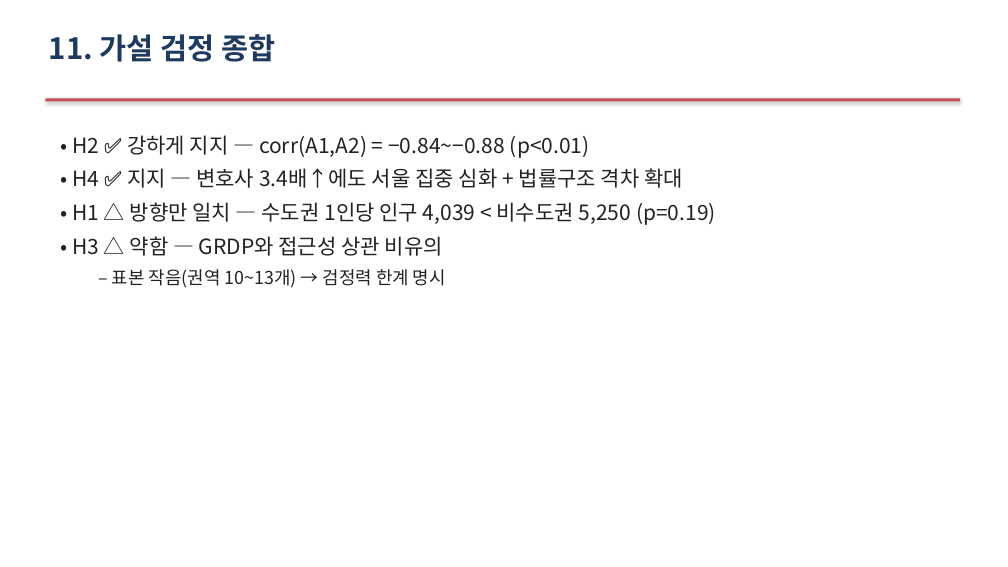
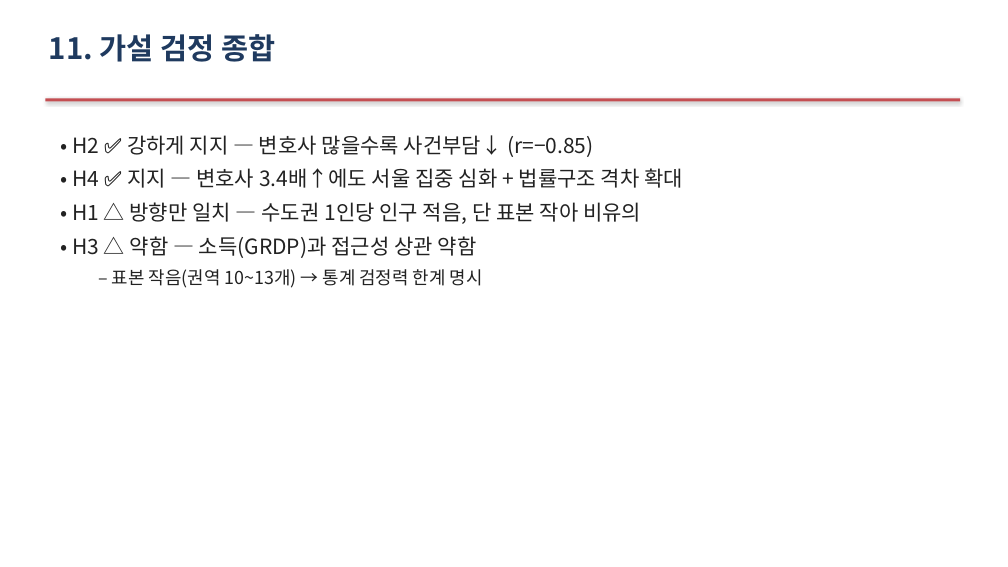
Before and after one commit to Allenkeem/llai-project, a slide deck: slide 16 of reports/발표자료.pptx (slide 17 before the commit). Drawn at 1008x567 pixels with LibreOffice and Linux fonts; fonts in the diff are those of the drawing. Boxes give left, top, right and bottom in pixels: in the first picture for what was removed or moved away, otherwise in the second. Text is boxed around its words. In the diff, an @@ line names an element or a change of style, - is before the commit and + after.

```diff
--- a/reports/발표자료.pptx
+++ b/reports/발표자료.pptx
@@ text at (x1=72, y1=135, x2=594, y2=157): text changed @@
-• H2 ✅ 강하게 지지 — corr(A1,A2) = −0.84~−0.88 (p<0.01)
+• H2 ✅ 강하게 지지 — 변호사 많을수록 사건부담↓ (r=−0.85)
@@ text at (x1=72, y1=202, x2=641, y2=288): text changed @@
-• H1 △ 방향만 일치 — 수도권 1인당 인구 4,039 < 비수도권 5,250 (p=0.19)
-• H3 △ 약함 — GRDP와 접근성 상관 비유의
-  – 표본 작음(권역 10~13개) → 검정력 한계 명시
+• H1 △ 방향만 일치 — 수도권 1인당 인구 적음, 단 표본 작아 비유의
+• H3 △ 약함 — 소득(GRDP)과 접근성 상관 약함
+  – 표본 작음(권역 10~13개) → 통계 검정력 한계 명시
```
Also in this commit, not shown: 11 other slides changed, 5 other files.
